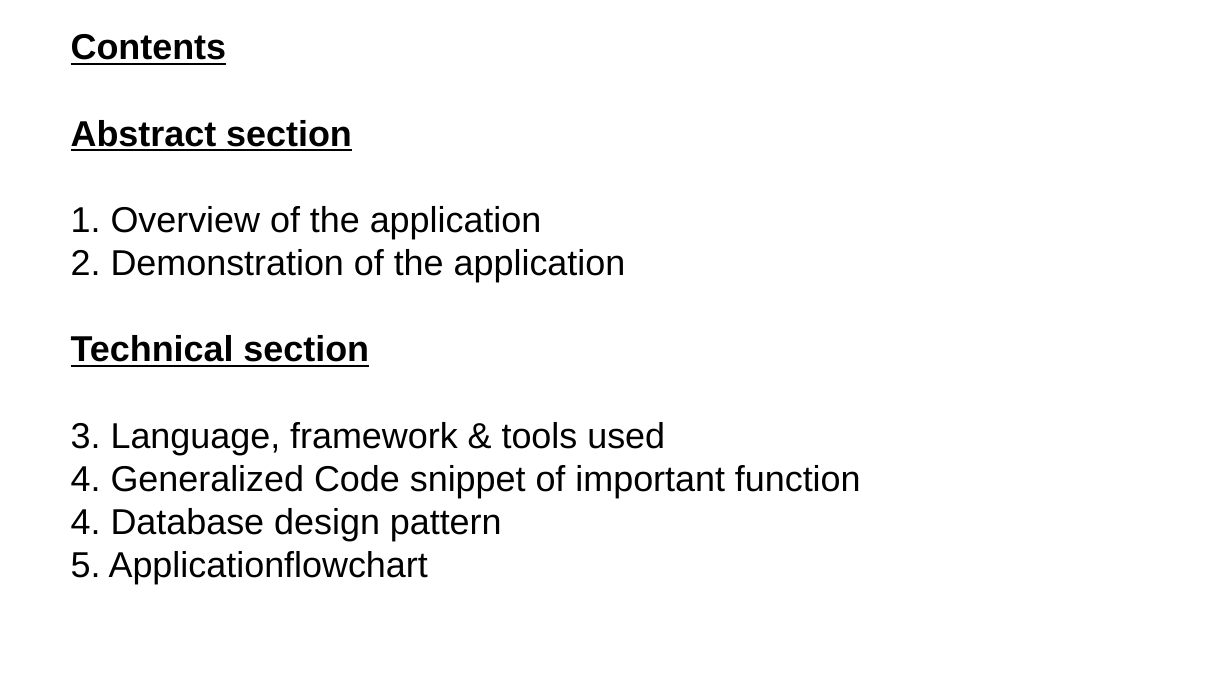
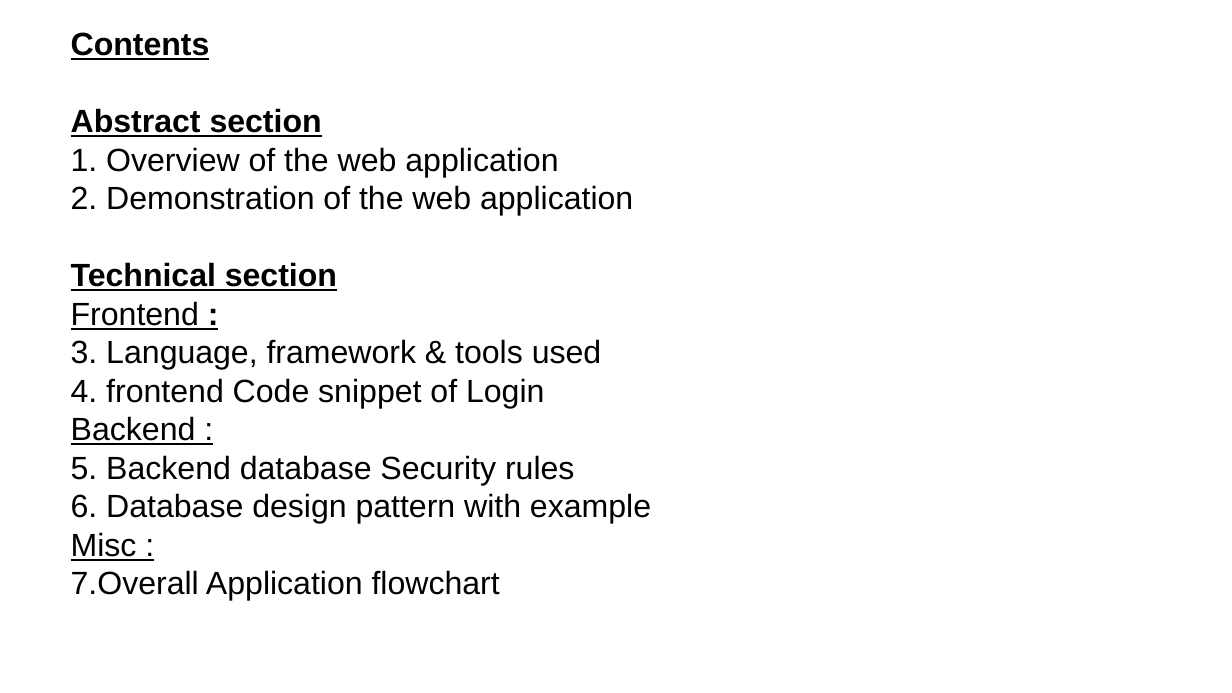
Before and after one commit to Kukupie123/sosial, a slide deck: slide 2 of Project/Summer Internship Project.pptx. Drawn at 1232x693 pixels with LibreOffice and Linux fonts; fonts in the diff are those of the drawing; background and template pictures are left out. Boxes give left, top, right and bottom in pixels: in the first picture for what was removed or moved away, otherwise in the second. Text is boxed around its words. In the diff, an @@ line names an element or a change of style, - is before the commit and + after.

```diff
--- a/Project/Summer Internship Project.pptx
+++ b/Project/Summer Internship Project.pptx
@@ title at (71,32,651,601): text changed; size 28 to 25 pt @@
-Contents
-Abstract section
-1. Overview of the application
-2. Demonstration of the application
-Technical section
-3. Language, framework & tools used
-4. Generalized Code snippet of important function
-4. Database design pattern
-5. Applicationflowchart
+Contents
+Abstract section
+1. Overview of the web application
+2. Demonstration of the web application
+Technical section
+Frontend :
+3. Language, framework & tools used
+4. frontend Code snippet of Login
+Backend :
+5. Backend database Security rules
+6. Database design pattern with example
+Misc :
+7.Overall Application flowchart
```
Also in this commit, not shown: 4 other slides changed, 6 slides added, 9 other files.
